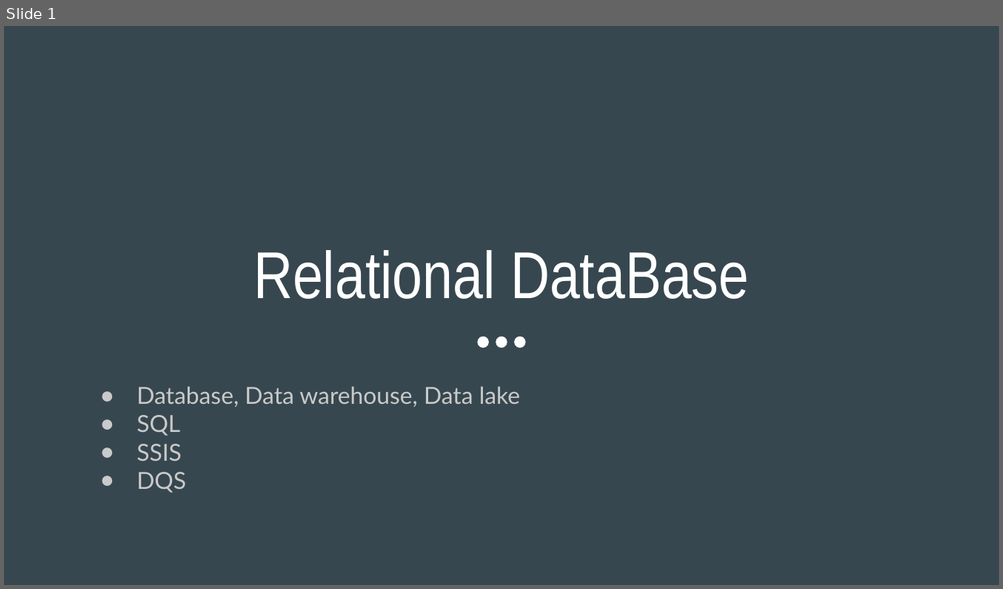
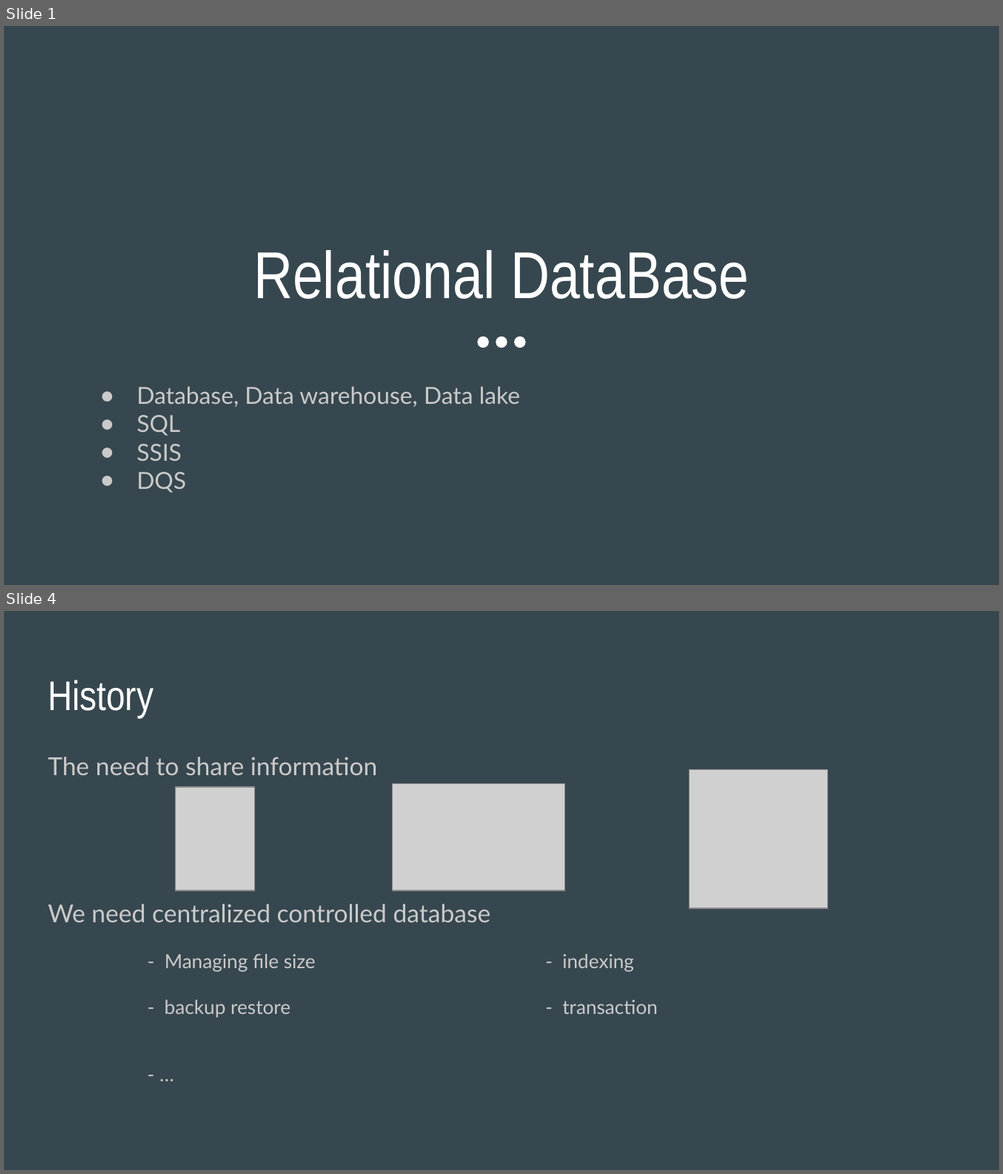
Before and after one commit to aminshahab/Relational_Database_Course, a slide deck: 1- Underestanding Database/Untitled presentation.pptx. Shown one above the other, each under a label of ours: slide 1 before the commit, slides 1 and 4 after it; the slides between them are not shown. The pictures are 1003x589 and 1003x1174 pixels, drawn with LibreOffice and Linux fonts; fonts in the diff are those of the drawing; grey boxes stand for pictures. Boxes give left, top, right and bottom in pixels: in the first picture for what was removed or moved away, otherwise in the second. Text is boxed around its words. In the diff, an @@ line names an element or a change of style, - is before the commit and + after.

```diff
--- a/1- Underestanding Database/Untitled presentation.pptx
+++ b/1- Underestanding Database/Untitled presentation.pptx
@@ slide 4 added at bbox=[4, 611, 999, 1170], background #37474F @@
@@ title added at bbox=[48, 680, 153, 718], 30 pt, text #FFFFFF @@
+History
@@ text added at bbox=[48, 757, 657, 1017], 18 pt, text #CACACA @@
+The need to share information
+We need centralized controlled database
+- Managing file size - indexing
+- backup restore - transaction
+- …
@@ picture added at bbox=[175, 787, 255, 891] @@
@@ picture added at bbox=[392, 784, 565, 891] @@
@@ picture added at bbox=[689, 770, 828, 908] @@
```
Also in this commit, not shown: 1 slide changed, 2 other slides added, 2 slides removed.
